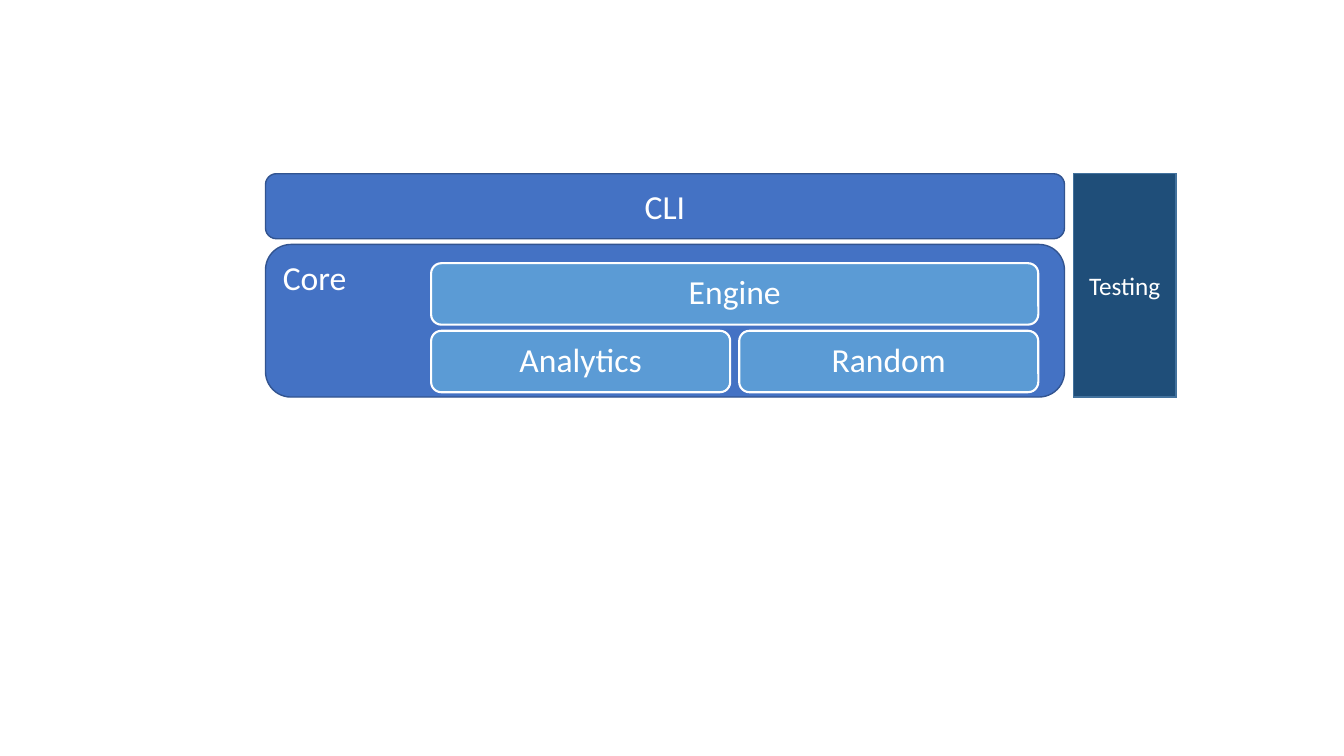
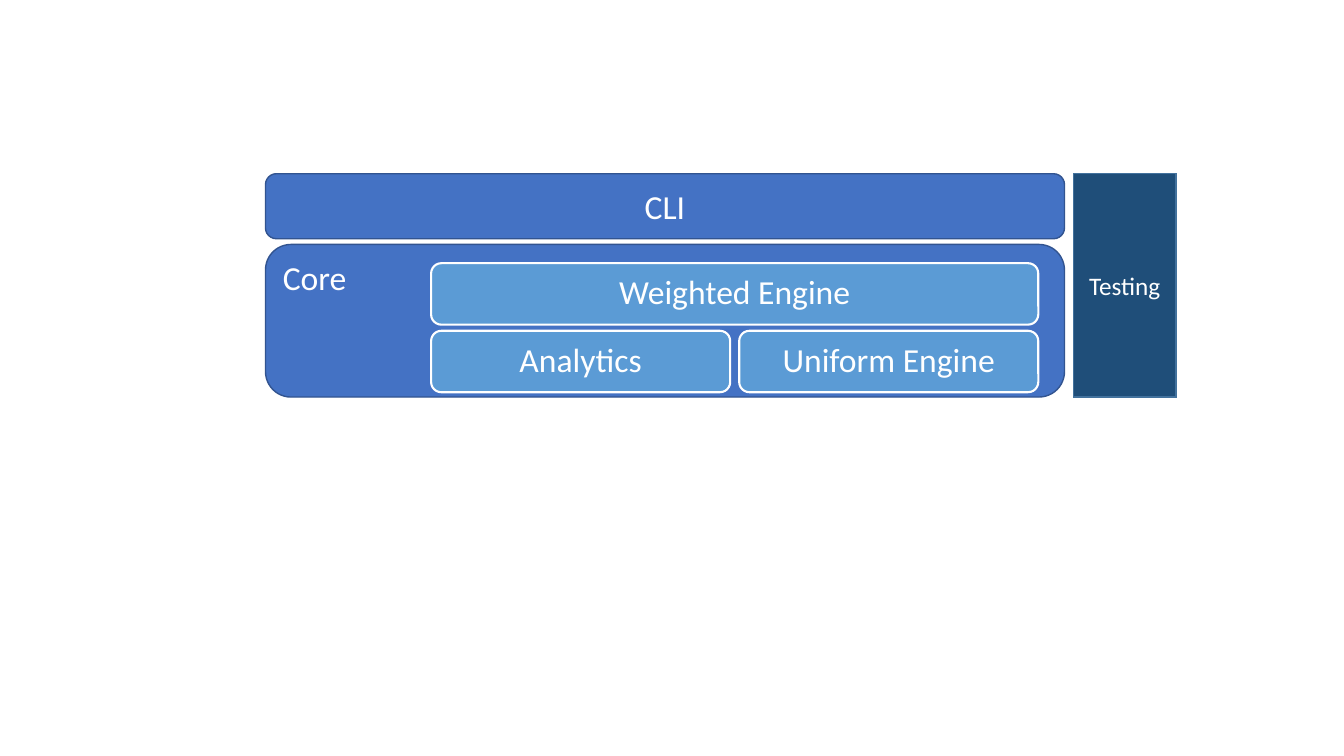
Before and after one commit to fadilmok/MAN-AHL, a slide deck: slide 1 of tex/paper/architecture.pptx. Drawn at 1344x756 pixels with LibreOffice and Linux fonts; fonts in the diff are those of the drawing. Boxes give left, top, right and bottom in pixels: in the first picture for what was removed or moved away, otherwise in the second. Text is boxed around its words. In the diff, an @@ line names an element or a change of style, - is before the commit and + after.

```diff
--- a/tex/paper/architecture.pptx
+++ b/tex/paper/architecture.pptx
@@ text in rounded rectangle at [619, 280, 850, 310]: text changed @@
-Engine
+Weighted Engine
@@ text in rounded rectangle at [783, 349, 995, 378]: text changed @@
-Random
+Uniform Engine
```
Also in this commit, not shown: 1 slide added, 2 slides removed, 2 other files.
